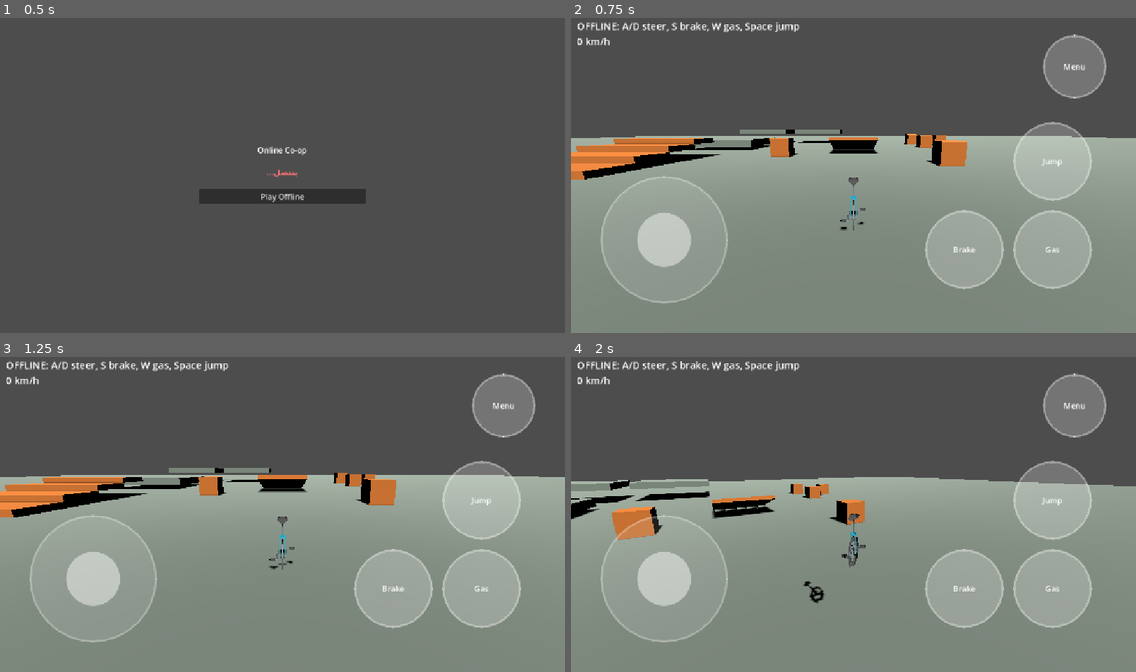
Above: before the commit, frames 1-4 (two rows, left to right).
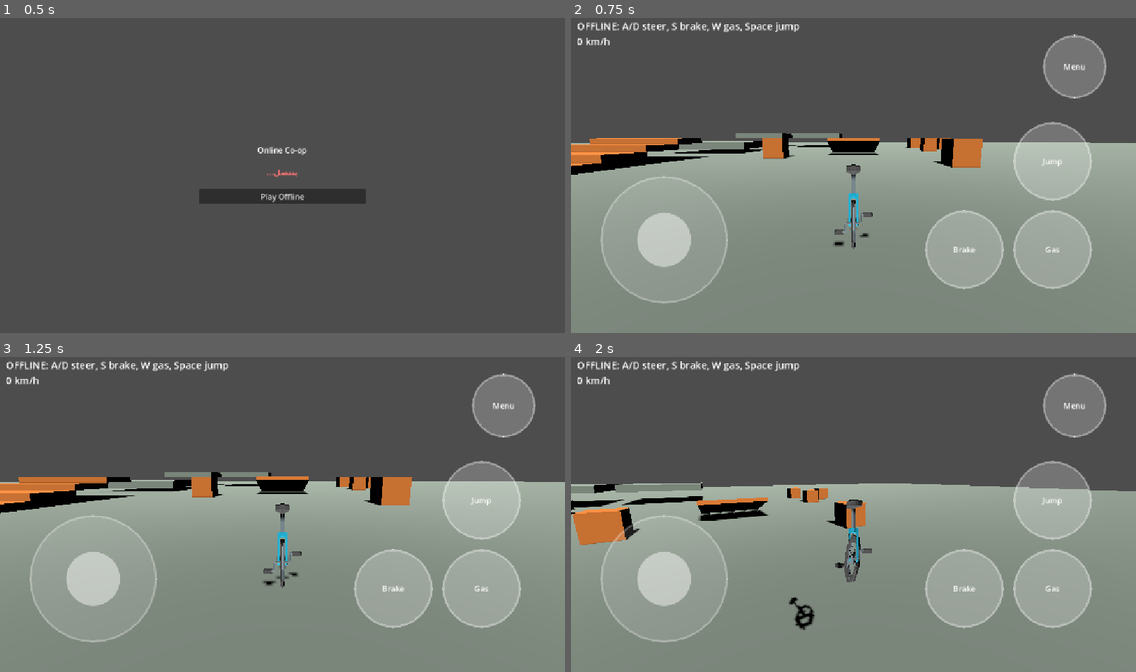
Above: after the commit, the same moments.

Repository: MTAWER77/online-
Game: Godot game, scene res://scenes/ui/main_menu.tscn
Two runs of this game, one before a commit and one after it. Both use one fixed random seed, a clock stepped at 60 frames per second and the inputs below.
Inputs (mouse positions are in pixels of both pictures, inside the frame that each line leads up to):
- Up to frame 1 (0.5 s): no input
- Up to frame 2 (0.75 s): click "Play Offline" at 0.5 s
- Up to frame 3 (1.25 s): no input
- Up to frame 4 (2 s): tap Enter at 1.25 s; move the mouse to (977, 498) at 1.27 s; hold D (move_right) from 1.28 s (still down); click (977, 498) at 1.42 s; tap Space (jump) at 1.52 s

Frame 1 is identical in both runs. In frame 2, 4.6% of the frame differs, in the area x 0-100%, y 35-74%; in frame 3, 4.7%; in frame 4, 5.5%, in the area x 0-100%, y 38-87%.

Commit message:
Closer chase camera
Co-Authored-By: Claude Sonnet 5.5 <noreply@anthropic.com>
Claude-Session: https://claude.ai/code/session_01ERKS8aBLCvtBjR1PsxtFYC

Diff:
--- a/scenes/vehicles/unicycle.tscn
+++ b/scenes/vehicles/unicycle.tscn
@@ -51,7 +51,7 @@
 [node name="CameraRig" type="Node3D" parent="."]
 
 [node name="Camera3D" type="Camera3D" parent="CameraRig"]
-transform = Transform3D(1, 0, 0, 0, 0.9781, 0.2079, 0, -0.2079, 0.9781, 0, 1.8, 5.5)
+transform = Transform3D(1, 0, 0, 0, 0.9848, 0.1736, 0, -0.1736, 0.9848, 0, 1.0, 3.6)
 current = true
 
 [node name="HUD" type="CanvasLayer" parent="."]
